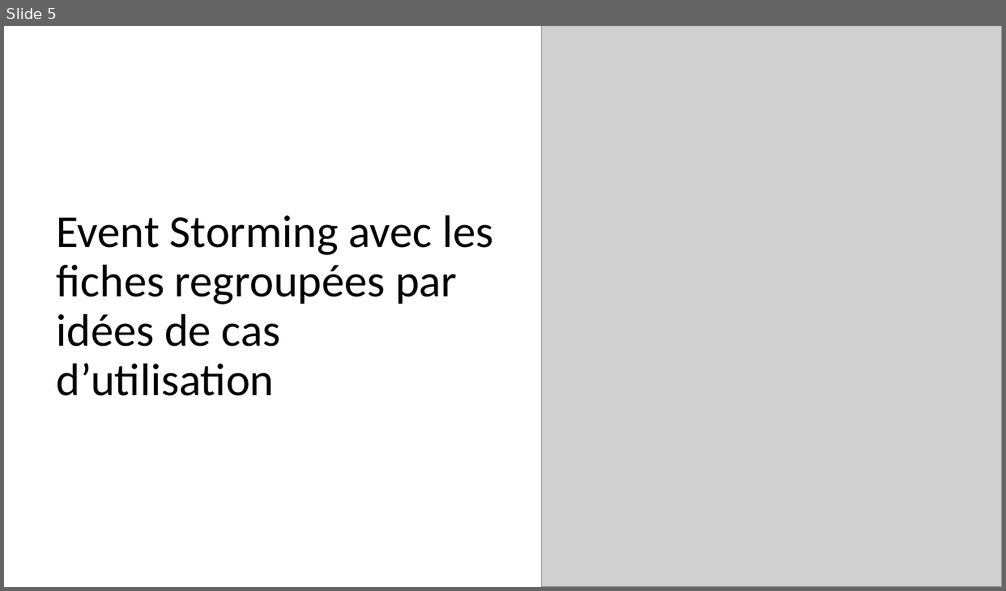
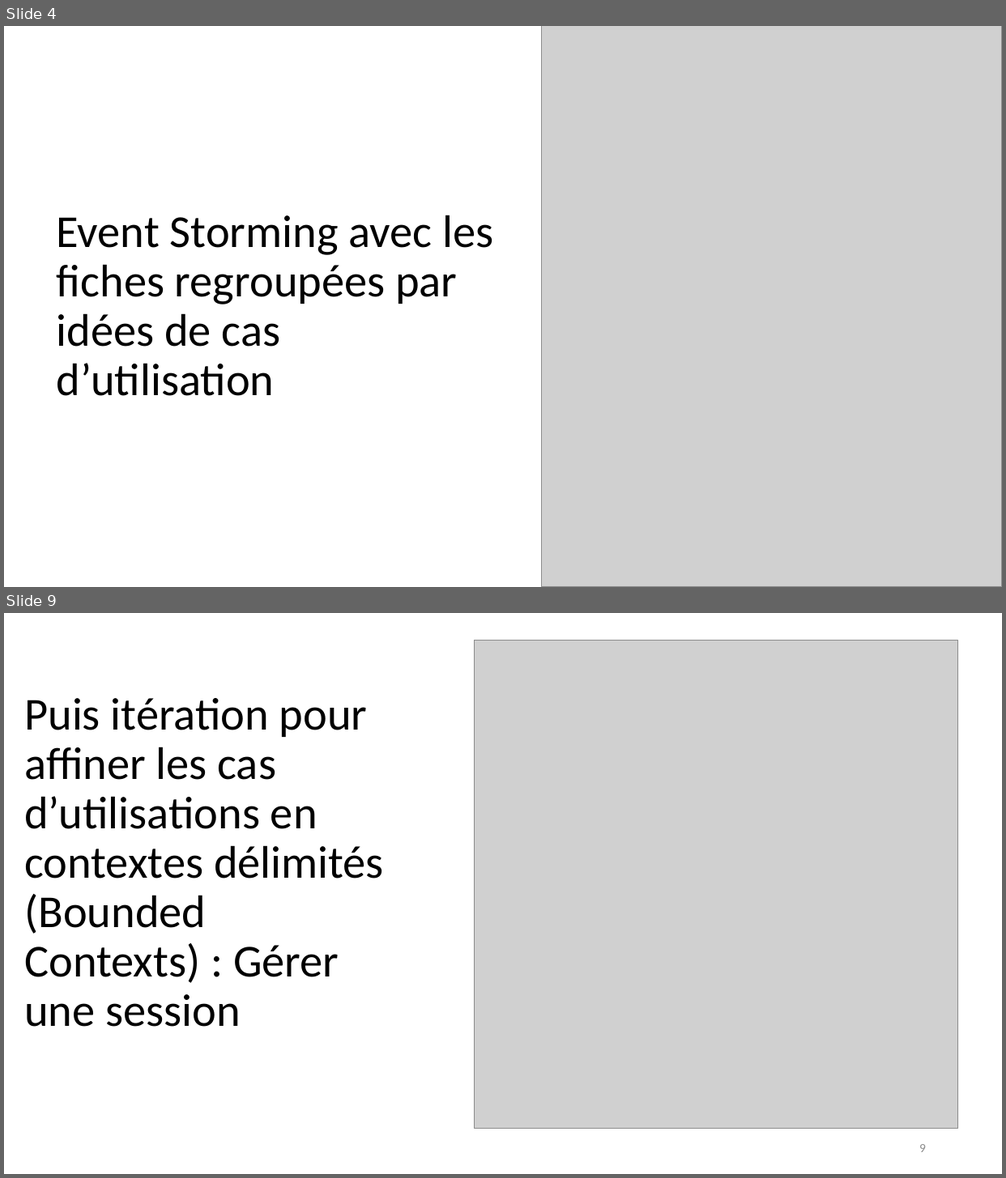
Before and after one commit to emmo78/Project_ConceptionOfMentorApp, a slide deck: Presentation_olivier_MOREL.pptx. Shown one above the other, each under a label of ours: slide 5 before the commit, slides 4 and 9 after it; the slides between them are not shown. The pictures are 1006x591 and 1006x1178 pixels, drawn with LibreOffice and Linux fonts; fonts in the diff are those of the drawing; grey boxes stand for pictures. Boxes give left, top, right and bottom in pixels: in the first picture for what was removed or moved away, otherwise in the second. Text is boxed around its words. In the diff, an @@ line names an element or a change of style, - is before the commit and + after.

```diff
--- a/Presentation_olivier_MOREL.pptx
+++ b/Presentation_olivier_MOREL.pptx
@@ slide 9 added at (x1=4, y1=613, x2=1002, y2=1174), background #FFFFFF @@
@@ picture added at (x1=474, y1=640, x2=957, y2=1129) @@
@@ title added at (x1=24, y1=698, x2=384, y2=1027), 44 pt, text #000000 @@
+Puis itération pour affiner les cas d’utilisations en contextes délimités (Bounded Contexts) : Gérer une session
@@ page number added at (x1=919, y1=1144, x2=926, y2=1152), 12 pt, text #8C8C8C @@
+9
@@ what was slide 5 is now slide 4 @@
```
Also in this commit, not shown: 2 slides changed, 15 other slides added, 1 slide removed, 2 other files.
